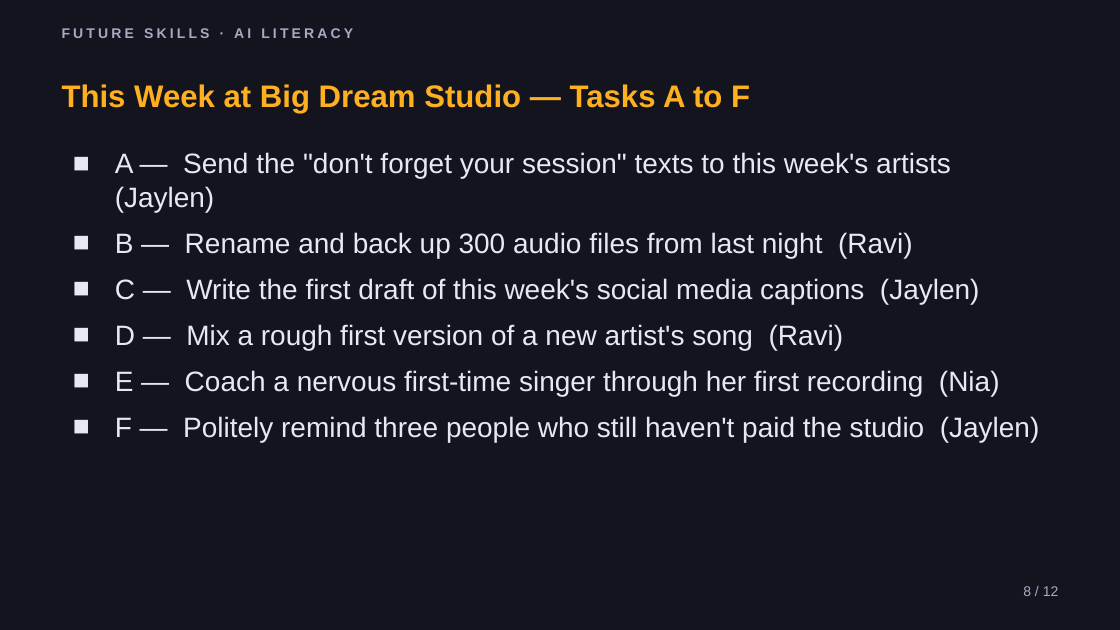
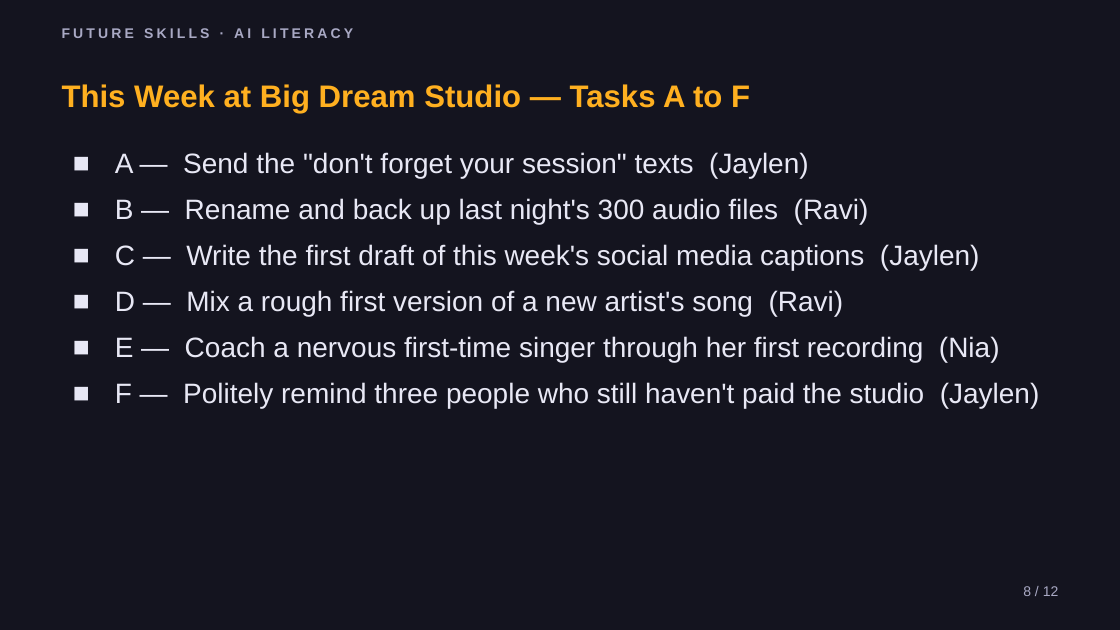
Before and after one commit to phiunit/tptphi, a slide deck: slide 8 of products/ai-boring-work/dist/Robots Do the Boring Work - Slides.pptx. Drawn at 1120x630 pixels with LibreOffice and Linux fonts; fonts in the diff are those of the drawing. Boxes give left, top, right and bottom in pixels: in the first picture for what was removed or moved away, otherwise in the second. Text is boxed around its words. In the diff, an @@ line names an element or a change of style, - is before the commit and + after.

```diff
--- a/products/ai-boring-work/dist/Robots Do the Boring Work - Slides.pptx
+++ b/products/ai-boring-work/dist/Robots Do the Boring Work - Slides.pptx
@@ text at (115,152,869,224): text changed @@
-■ A — Send the "don't forget your session" texts to this week's artists (Jaylen)
-■ B — Rename and back up 300 audio files from last night (Ravi)
+■ A — Send the "don't forget your session" texts (Jaylen)
+■ B — Rename and back up last night's 300 audio files (Ravi)
```
Also in this commit, not shown: 8 other slides changed, 55 other files.
